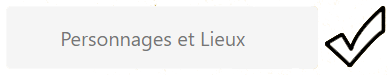
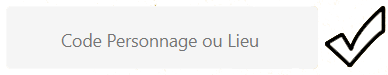
Layered file, before and after one edit (388x75). Changes by layer:
added layer "Calque 3" above "Calque 1" over [61, 31, 259, 51]
